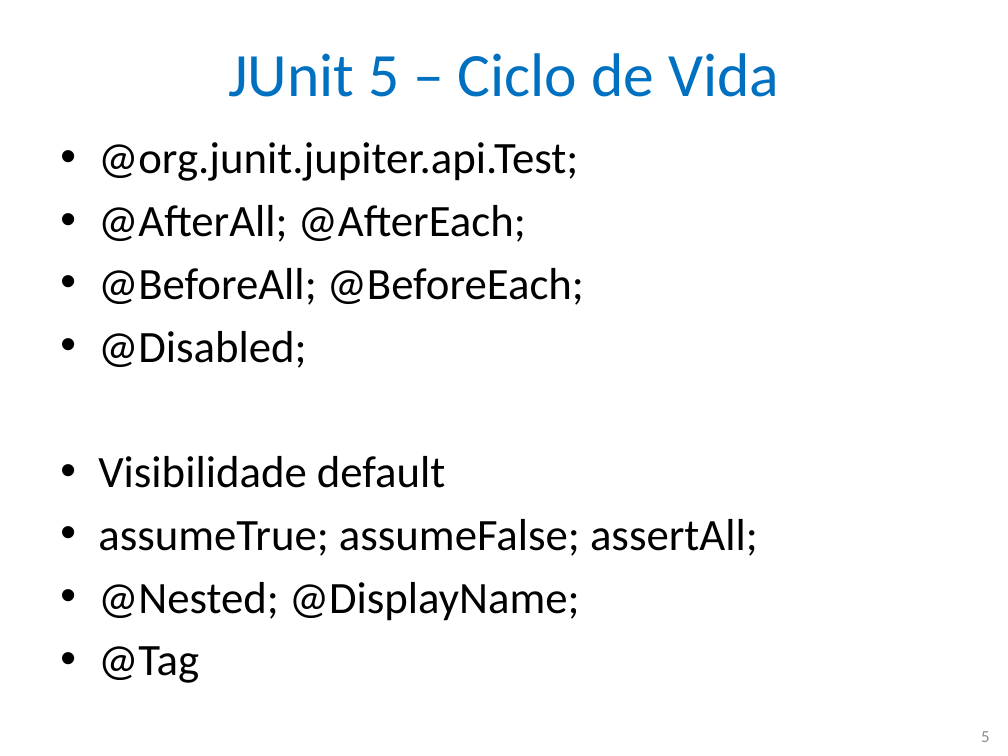
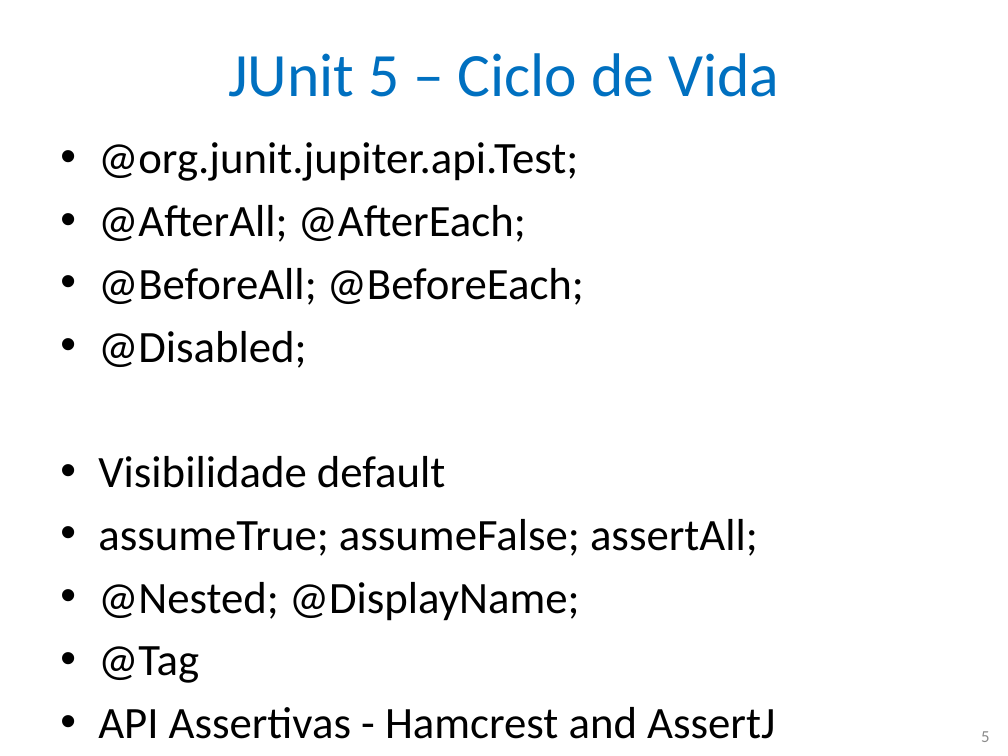
Before and after one commit to nascimentolwtn/INPE-CAP-385_DesenvolvimentoFrameworks, a slide deck: slide 5 of CAP385-00-Presentations/02-JUnit 5/02-JUnit 5.pptx. Drawn at 1008x756 pixels with LibreOffice and Linux fonts; fonts in the diff are those of the drawing. Boxes give left, top, right and bottom in pixels: in the first picture for what was removed or moved away, otherwise in the second. Text is boxed around its words. In the diff, an @@ line names an element or a change of style, - is before the commit and + after.

Commit message:
Inclusão do teste utilizando API Assertivas Hamcrest e AssertJ.

```diff
--- a/CAP385-00-Presentations/02-JUnit 5/02-JUnit 5.pptx
+++ b/CAP385-00-Presentations/02-JUnit 5/02-JUnit 5.pptx
@@ text at (98,707,775,739): paragraph added @@
+• API Assertivas - Hamcrest and AssertJ
```
Also in this commit, not shown: 2 other files.
